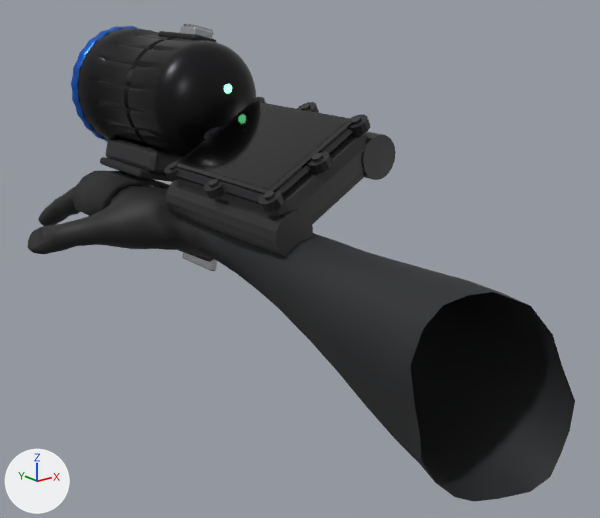
The glTF model viewer/public/diver/diver-arm.glb, before and after one commit.
The view is the same before and after, from a 50 mm camera at (-0.029, 0.059, -0.038) aimed at (0.184, 0.325, -0.144). Lighting does not change. The marker at lower left points along +X, +Y and +Z. The picture after the commit comes second. Where no turn or scale is listed for an object, it has been applied to the vertices.

Objects in the first picture: 'computer-bar', 'computer-bar.001', 'computer-bezel', 'computer-boss', 'computer-boss.001', 'computer-boss.002', 'computer-boss.003', 'computer-boss.004', 'computer-boss.005', 'computer-case', 'computer-glass', 'computer-screen', 'computer-screw', 'computer-screw.003', 'dive-light', 'diver-arm', 'strap' and 7 more.
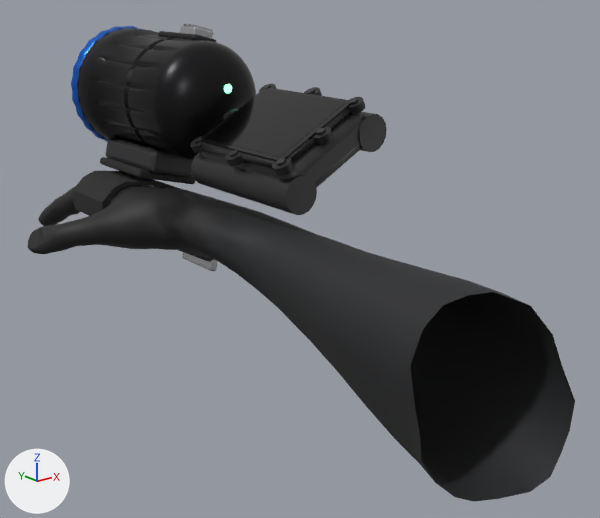
Where the change shows, as pixel boxes [x1, y1, x2, y2] in the pictures (600 x 518 px):
'computer-screen', moved, turned: before [181, 104, 347, 189]; after [205, 90, 346, 157]
'computer-bar.001', moved, rescaled (14% narrower, 18% shorter): before [166, 180, 313, 257]; after [191, 152, 317, 215]
'computer-case', moved, rescaled (15% narrower, 16% shorter): before [177, 133, 368, 224]; after [201, 112, 363, 188]
'computer-glass', moved, rescaled (15% narrower, 20% shorter): before [176, 102, 353, 194]; after [200, 88, 351, 161]
'computer-bezel', moved, rescaled (mostly hidden): before [176, 104, 353, 202]; after [200, 108, 351, 168]
'computer-bar', moved, rescaled (14% narrower, 16% shorter): before [362, 131, 396, 180]; after [358, 111, 387, 152]
'computer-boss.001', moved: before [258, 189, 285, 212]; after [272, 157, 294, 176]
'computer-boss', moved, rescaled (14% narrower, 22% shorter): before [349, 114, 370, 136]; after [347, 97, 365, 114]
'computer-boss.004', moved: before [204, 179, 226, 199]; after [225, 150, 244, 166]
'computer-boss.003', moved: before [164, 160, 181, 180]; after [190, 136, 205, 153]
'computer-boss.005', moved, rescaled (17% narrower, 17% shorter): before [297, 102, 319, 113]; after [304, 87, 322, 96]
'computer-screw', moved: before [351, 116, 361, 124]; after [349, 98, 358, 104]
'computer-boss.002', moved: before [245, 97, 266, 107]; after [259, 84, 277, 92]
'computer-screw.003', moved: before [169, 162, 178, 170]; after [194, 137, 202, 144]

The change, as a list of edits to the scene's bpy script:
```text
Change ob_computer_bar:
    ob_computer_bar.location: (0.2092, 0.3451, -0.0997) -> (0.2116, 0.3458, -0.0907)
    ob_computer_bar.scale: (0.0395, 0.0395, 0.0395) -> (0.0336, 0.0336, 0.0336)
Change ob_computer_bar_001:
    ob_computer_bar_001.location: (0.1636, 0.3442, -0.1247) -> (0.1727, 0.345, -0.1116)
    ob_computer_bar_001.scale: (0.0395, 0.0395, 0.0395) -> (0.0336, 0.0336, 0.0336)
Change ob_computer_bezel:
    ob_computer_bezel.location: (0.1789, 0.3442, -0.0986) -> (0.1859, 0.345, -0.0896)
    ob_computer_bezel.scale: (0.0355, 0.0355, 0.0355) -> (0.0302, 0.0302, 0.0302)
Change ob_computer_boss:
    ob_computer_boss.location: (0.2024, 0.3106, -0.0869) -> (0.206, 0.3165, -0.0799)
    ob_computer_boss.scale: (0.0048, 0.0048, 0.0048) -> (0.00408, 0.00408, 0.00408)
Change ob_computer_boss_001:
    ob_computer_boss_001.location: (0.1575, 0.3098, -0.1116) -> (0.1676, 0.3157, -0.1004)
Change ob_computer_boss_002:
    ob_computer_boss_002.location: (0.2003, 0.3786, -0.0856) -> (0.2042, 0.3743, -0.0787)
Change ob_computer_boss_003:
    ob_computer_boss_003.location: (0.1555, 0.3777, -0.1102) -> (0.1659, 0.3735, -0.0993)
Change ob_computer_boss_004:
    ob_computer_boss_004.location: (0.1544, 0.3437, -0.1121) -> (0.1649, 0.3446, -0.1008)
Change ob_computer_boss_005:
    ob_computer_boss_005.location: (0.2035, 0.3446, -0.0851) -> (0.2069, 0.3454, -0.0783)
    ob_computer_boss_005.scale: (0.0048, 0.0048, 0.0048) -> (0.00408, 0.00408, 0.00408)
Change ob_computer_case:
    ob_computer_case.location: (0.1845, 0.3445, -0.1087) -> (0.1905, 0.3453, -0.0982)
    ob_computer_case.scale: (0.0385, 0.0385, 0.0385) -> (0.0327, 0.0327, 0.0327)
Change ob_computer_glass:
    ob_computer_glass.location: (0.1778, 0.3441, -0.0966) -> (0.185, 0.3449, -0.0879)
    ob_computer_glass.scale: (0.034, 0.034, 0.034) -> (0.0289, 0.0289, 0.0289)
Change ob_computer_screen:
    ob_computer_screen.location: (0.1775, 0.3441, -0.096) -> (0.1847, 0.3449, -0.0874)
    ob_computer_screen.rotation_euler: (-0.502, -0.02, 1.601) -> (-0.492, -0.02, 1.601)  # degrees (-29, -1.1, 92) -> degrees (-28, -1.1, 92)
Change ob_computer_screw:
    ob_computer_screw.location: (0.2012, 0.3105, -0.0848) -> (0.2049, 0.3164, -0.078)
Change ob_computer_screw_003:
    ob_computer_screw_003.location: (0.1543, 0.3776, -0.108) -> (0.1649, 0.3734, -0.0974)
```
